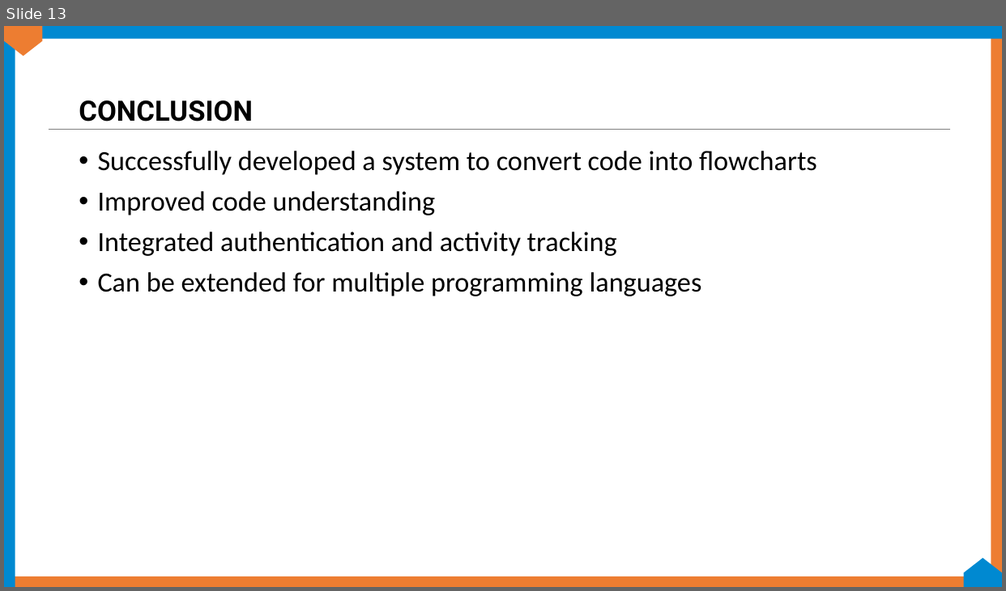
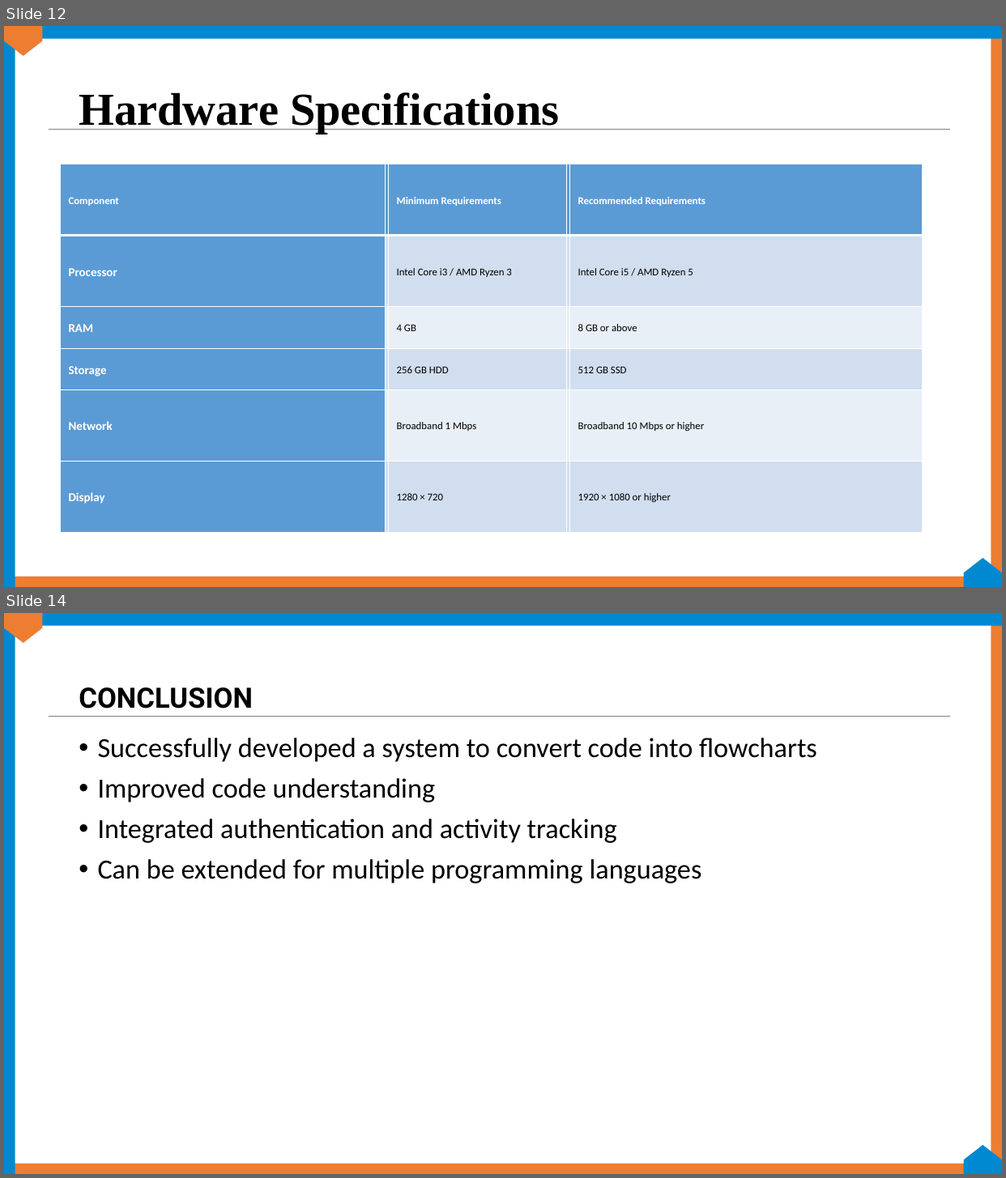
Before and after one commit to projectragsy5-a11y/code_to_visualizer, a slide deck: RAGSY- CODE_TO_VISUALIZER.pptx. Shown one above the other, each under a label of ours: slide 13 before the commit, slides 12 and 14 after it; the slides between them are not shown. The pictures are 1006x591 and 1006x1178 pixels, drawn with LibreOffice and Linux fonts; fonts in the diff are those of the drawing; background and template pictures are left out. Boxes give left, top, right and bottom in pixels: in the first picture for what was removed or moved away, otherwise in the second. Text is boxed around its words. In the diff, an @@ line names an element or a change of style, - is before the commit and + after.

```diff
--- a/RAGSY- CODE_TO_VISUALIZER.pptx
+++ b/RAGSY- CODE_TO_VISUALIZER.pptx
@@ slide 12 added at <box>4,26,1002,587</box>, background #FFFFFF; not listed: 7 template elements that a slide beside it also shows @@
@@ title added at <box>79,92,559,134</box>, 52.8 pt, text #000000, bold @@
+Hardware Specifications
@@ table added at <box>60,165,921,532</box>, 6 rows, 5 columns @@
+Component |  | Minimum Requirements |  | Recommended Requirements
+Processor | : | Intel Core i3 / AMD Ryzen 3 | : | Intel Core i5 / AMD Ryzen 5
+RAM | : | 4 GB | : | 8 GB or above
+Storage | : | 256 GB HDD | : | 512 GB SSD
+Network | : | Broadband 1 Mbps | : | Broadband 10 Mbps or higher
+Display | : | 1280 × 720 | : | 1920 × 1080 or higher
@@ what was slide 13 is now slide 14 @@
```
Also in this commit, not shown: 4 slides changed, 3 other slides added, 3 slides removed, 8 other files.
